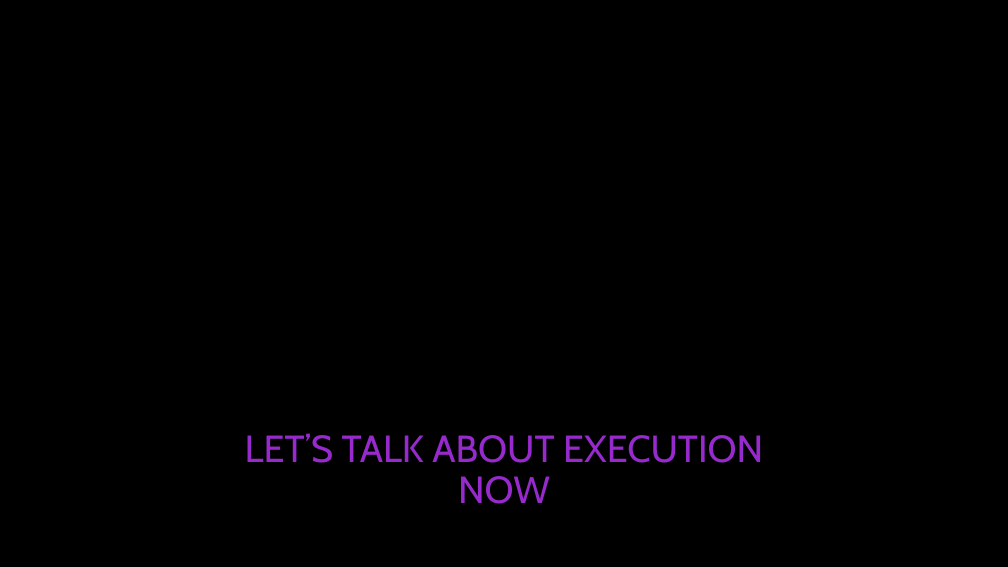
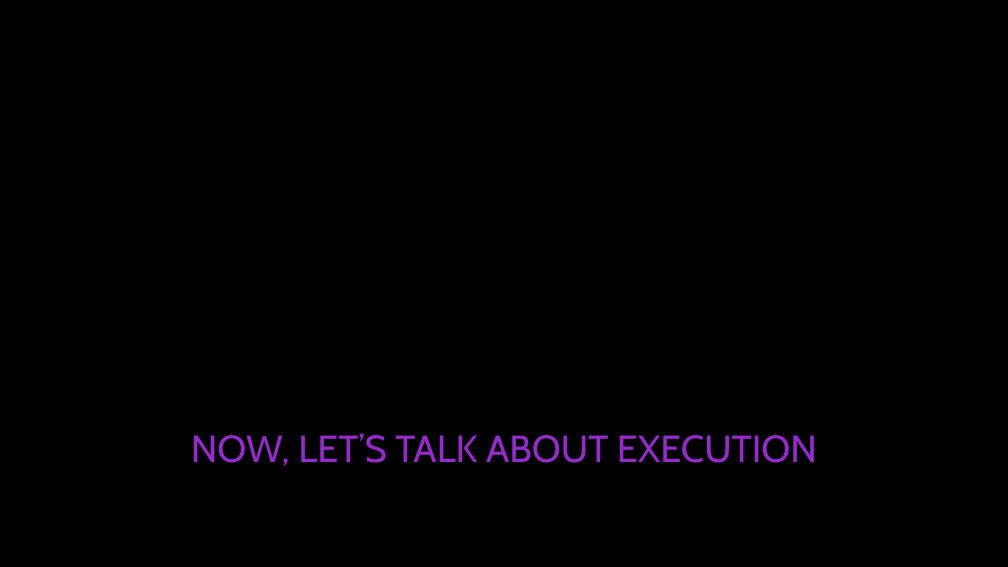
Before and after one commit to tpierrain/talk-AsyncAwait, a slide deck: slide 35 of AsyncAwait...ohWait.pptx. Drawn at 1008x567 pixels with LibreOffice and Linux fonts; fonts in the diff are those of the drawing; background and template pictures are left out. Boxes give left, top, right and bottom in pixels: in the first picture for what was removed or moved away, otherwise in the second. Text is boxed around its words. In the diff, an @@ line names an element or a change of style, - is before the commit and + after.

```diff
--- a/AsyncAwait...ohWait.pptx
+++ b/AsyncAwait...ohWait.pptx
@@ text at [191, 433, 817, 466]: text changed @@
-LET’S TALK ABOUT EXECUTION NOW
+NOW, LET’S TALK ABOUT EXECUTION
```
Also in this commit, not shown: 5 other slides changed, 6 slides added.
